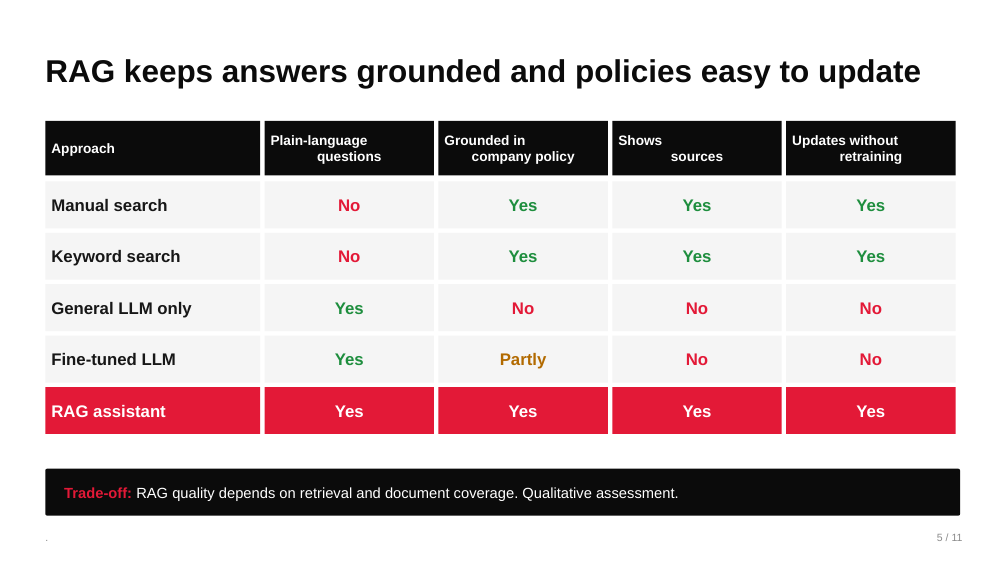
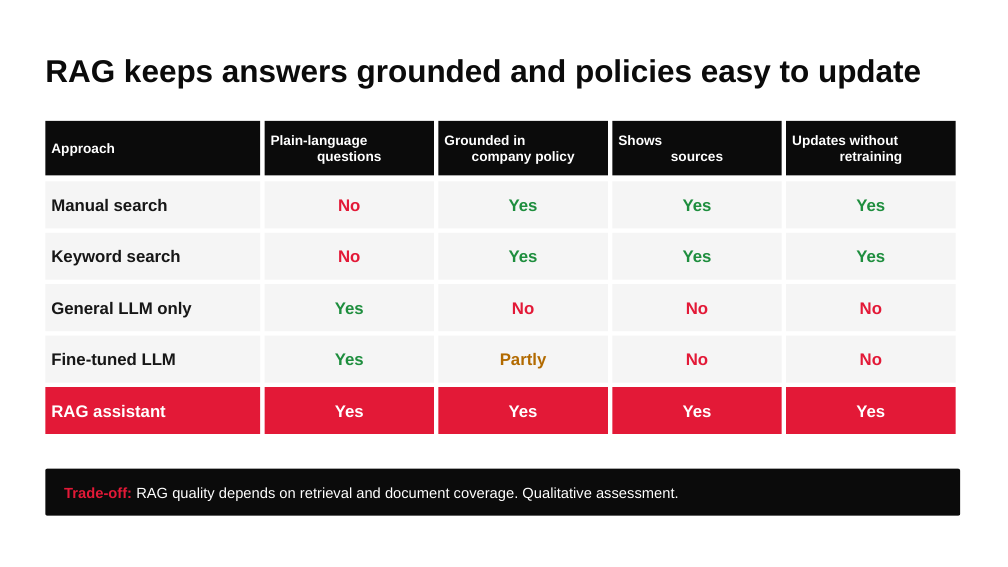
Before and after one commit to dollyjain-bot/Tesla-Integrity-Bot, a slide deck: slide 6 of tesla_rag/Tesla_Integrity_Bot_Business_Proposal_Final.pptx. Drawn at 1008x567 pixels with LibreOffice and Linux fonts; fonts in the diff are those of the drawing. Boxes give left, top, right and bottom in pixels: in the first picture for what was removed or moved away, otherwise in the second. Text is boxed around its words. In the diff, an @@ line names an element or a change of style, - is before the commit and + after.

```diff
--- a/tesla_rag/Tesla_Integrity_Bot_Business_Proposal_Final.pptx
+++ b/tesla_rag/Tesla_Integrity_Bot_Business_Proposal_Final.pptx
@@ text removed at [937,534,963,541] @@
-5 / 11
```
Also in this commit, not shown: 8 other slides changed, 1 slide added.
